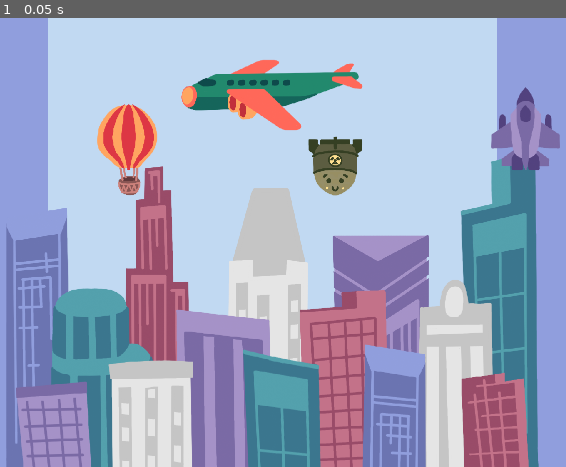
Above: before the commit, frame 1.
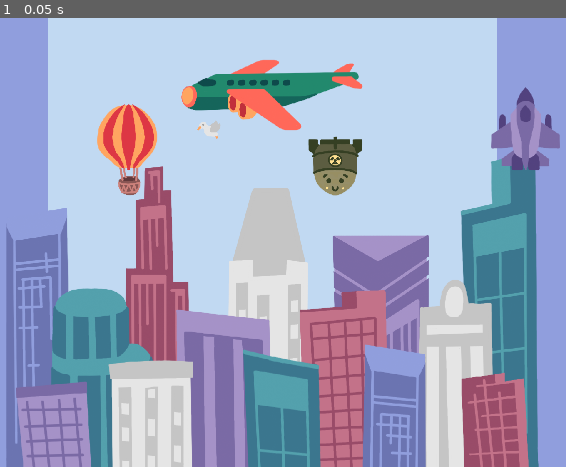
Above: after the commit, the same moment.

Repository: Hangover-Sunshine/DEFCON-JUNIOR
Game: Godot game, scene res://scenes/test/demo_art.tscn
Two runs of this game, one before a commit and one after it. Both use one fixed random seed, a clock stepped at 60 frames per second and the inputs below. This scene is started directly instead of the project's main scene.
Inputs:
- Up to frame 1 (0.05 s): no input

The runs differ from the first frame. In frame 1, less than 0.1% of the frame differs, in the area x 34-39%, y 22-27%.

Commit message:
Integrated Bird

Diff:
--- /dev/null
+++ b/prefabs/art/prop/prop_bird.tscn
@@ -0,0 +1,49 @@
+[gd_scene load_steps=7 format=3 uid="uid://cwlgqt2mce0is"]
+
+[ext_resource type="Texture2D" uid="uid://ckaw1ad6od5l2" path="res://assets/sprites/prop/bird/Prop_Bird_Body.png" id="1_5e1g4"]
+[ext_resource type="Script" path="res://scripts/prefabs/prop_bird.gd" id="1_mpdyu"]
+[ext_resource type="Texture2D" uid="uid://crucv6lr0pxpg" path="res://assets/sprites/prop/bird/Prop_Bird_Wing.png" id="2_mxkv4"]
+[ext_resource type="Texture2D" uid="uid://b4hvt33e4i1fp" path="res://assets/sprites/prop/bird/Prop_Bird_Head.png" id="3_odhni"]
+[ext_resource type="Texture2D" uid="uid://exohh1dm2lbb" path="res://assets/sprites/prop/bird/Prop_Bird_Eye.png" id="4_j508g"]
+[ext_resource type="Texture2D" uid="uid://bl7aqg26t76lj" path="res://assets/sprites/prop/bird/Prop_Bird_Leg.png" id="5_e1wwe"]
+
+[node name="Prop_Bird" type="Node2D"]
+script = ExtResource("1_mpdyu")
+
+[node name="Skeleton" type="Node2D" parent="."]
+scale = Vector2(0.5, 0.5)
+
+[node name="Body" type="Sprite2D" parent="Skeleton"]
+texture = ExtResource("1_5e1g4")
+hframes = 3
+
+[node name="Wing_Fore" type="Sprite2D" parent="Skeleton/Body"]
+show_behind_parent = true
+rotation = -0.383972
+texture = ExtResource("2_mxkv4")
+offset = Vector2(19, -12)
+hframes = 3
+
+[node name="Wing_Back" type="Sprite2D" parent="Skeleton/Body"]
+rotation = 0.0436332
+texture = ExtResource("2_mxkv4")
+offset = Vector2(19, -12)
+hframes = 3
+
+[node name="Head" type="Sprite2D" parent="Skeleton/Body"]
+position = Vector2(-18, -7)
+texture = ExtResource("3_odhni")
+offset = Vector2(-18, -15)
+hframes = 3
+
+[node name="Eye" type="Sprite2D" parent="Skeleton/Body/Head"]
+position = Vector2(-19, -23)
+texture = ExtResource("4_j508g")
+hframes = 3
+
+[node name="Leg" type="Sprite2D" parent="Skeleton/Body"]
+show_behind_parent = true
+position = Vector2(21, 18)
+texture = ExtResource("5_e1wwe")
+offset = Vector2(3.5, 8)
+hframes = 3
--- a/scenes/test/demo_art.tscn
+++ b/scenes/test/demo_art.tscn
@@ -1,10 +1,11 @@
-[gd_scene load_steps=6 format=3 uid="uid://nsgp1qhggor8"]
+[gd_scene load_steps=7 format=3 uid="uid://nsgp1qhggor8"]
 
 [ext_resource type="PackedScene" uid="uid://cp8880vb66kkj" path="res://prefabs/art/prop/prop_balloon.tscn" id="1_dlr3o"]
 [ext_resource type="PackedScene" uid="uid://bfgxj2i15qqvr" path="res://prefabs/art/prop/prop_plane.tscn" id="1_g0ygs"]
 [ext_resource type="PackedScene" uid="uid://dny78qniqp7xr" path="res://prefabs/art/pc_skeleton.tscn" id="3_vooma"]
 [ext_resource type="PackedScene" uid="uid://gww7h28trftn" path="res://prefabs/art/enemy/enemy_jet.tscn" id="4_dxkhi"]
 [ext_resource type="PackedScene" uid="uid://c0n71c7qli14s" path="res://prefabs/art/environment/env_city.tscn" id="5_fqmmg"]
+[ext_resource type="PackedScene" uid="uid://cwlgqt2mce0is" path="res://prefabs/art/prop/prop_bird.tscn" id="6_cu7em"]
 
 [node name="demo_art" type="Node2D"]
 
@@ -41,3 +42,6 @@
 
 [node name="Enemy_Jet" parent="." instance=ExtResource("4_dxkhi")]
 position = Vector2(608, -273)
+
+[node name="Prop_Bird" parent="." instance=ExtResource("6_cu7em")]
+position = Vector2(-148, -268)
--- /dev/null
+++ b/scripts/prefabs/prop_bird.gd
@@ -0,0 +1,22 @@
+extends Node2D
+
+@onready var body = $Skeleton/Body
+@onready var wing_fore = $Skeleton/Body/Wing_Fore
+@onready var wing_back = $Skeleton/Body/Wing_Back
+@onready var head = $Skeleton/Body/Head
+@onready var eye = $Skeleton/Body/Head/Eye
+@onready var leg = $Skeleton/Body/Leg
+
+var color = 0
+# Called when the node enters the scene tree for the first time.
+func _ready():
+	randomize_color()
+
+func randomize_color():
+	color = randi() % 3
+	body.frame = color
+	wing_fore.frame = color
+	wing_back.frame = color
+	head.frame = color
+	eye.frame = color
+	leg.frame = color
